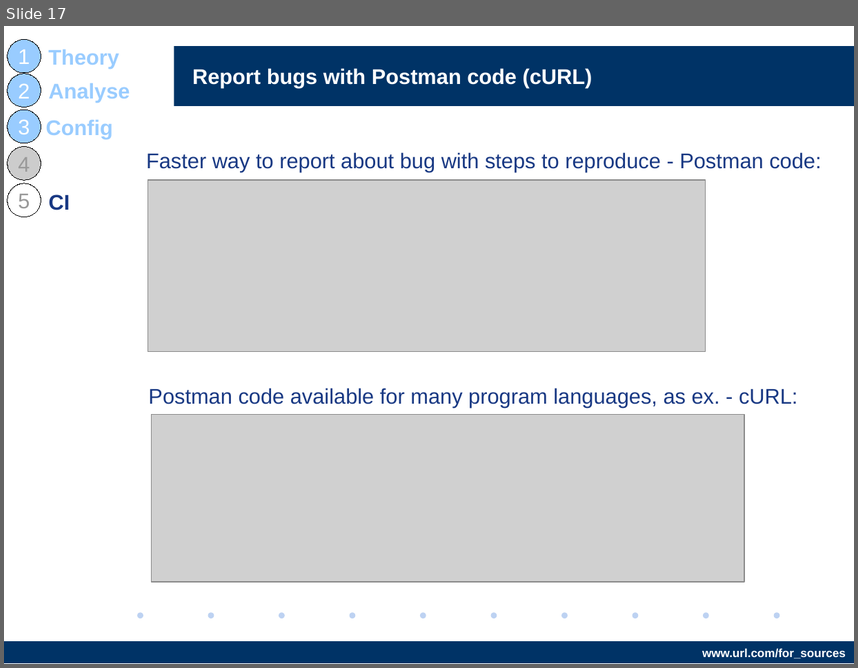
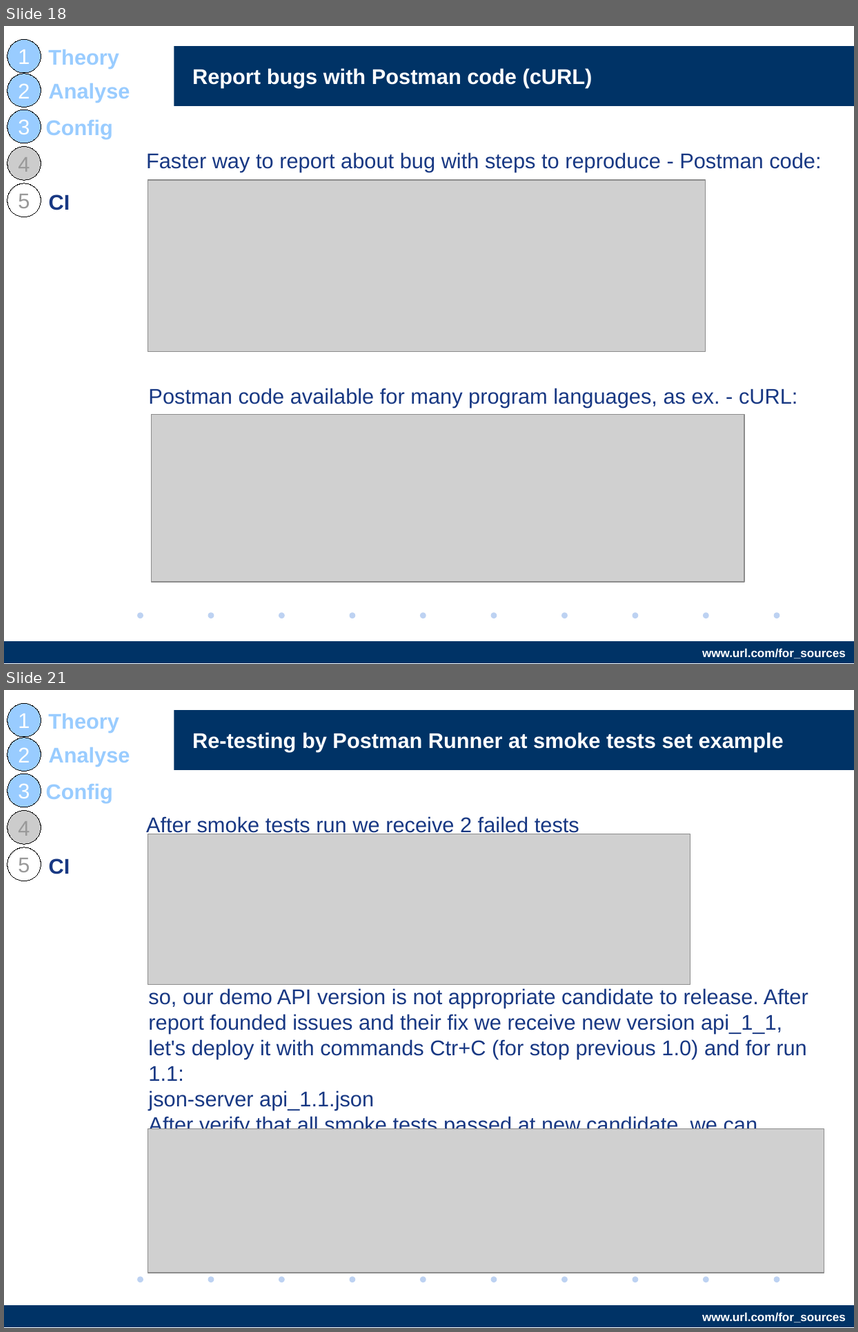
Before and after one commit to AndriiStepura/letslearnapitesting, a slide deck: StartTestingApiWithPostman.odp. Shown one above the other, each under a label of ours: slide 17 before the commit, slides 18 and 21 after it; the slides between them are not shown. The pictures are 858x668 and 858x1332 pixels, drawn with LibreOffice and Linux fonts; fonts in the diff are those of the drawing; grey boxes stand for pictures; background and template pictures are left out. Boxes give left, top, right and bottom in pixels: in the first picture for what was removed or moved away, otherwise in the second. Text is boxed around its words. In the diff, an @@ line names an element or a change of style, - is before the commit and + after.

Commit message:
Update presentation and demo API

```diff
--- a/StartTestingApiWithPostman.odp
+++ b/StartTestingApiWithPostman.odp
@@ slide 21 added at [4, 690, 854, 1328], background #FFFFFF; not listed: 12 template elements that a slide beside it also shows @@
@@ ellipse added at [7, 704, 41, 737], fill #99CCFF, outline #000000 0 pt, 18 pt, text #FFFFFF @@
+1
@@ text added at [48, 713, 119, 733], 18 pt, text #99CCFF, bold @@
+Theory
@@ title added at [174, 711, 854, 770], fill #003366, 18 pt, text #FFFFFF, bold @@
+Re-testing by Postman Runner at smoke tests set example
@@ ellipse added at [7, 738, 41, 771], fill #99CCFF, outline #000000 0 pt, 18 pt, text #FFFFFF @@
+2
@@ text added at [49, 747, 130, 767], 18 pt, text #99CCFF, bold @@
+Analyse
@@ ellipse added at [7, 773, 41, 807], fill #99CCFF, outline #000000 0 pt, 18 pt, text #FFFFFF @@
+3
@@ text added at [46, 784, 113, 802], 18 pt, text #99CCFF, bold @@
+Config
@@ ellipse added at [7, 811, 41, 844], fill #CCCCCC, outline #000000 0 pt, 18 pt, text #999999 @@
+4
@@ text added at [37, 811, 386, 971], 18 pt, text #FFFFFF, bold @@
+Test
@@ text added at [146, 816, 579, 836], 18 pt, text #183883 @@
+After smoke tests run we receive 2 failed tests
@@ picture added at [148, 834, 690, 984] @@
@@ ellipse added at [7, 847, 41, 880], outline #000000 0 pt, 18 pt, text #999999 @@
+5
@@ text added at [49, 858, 70, 874], 18 pt, text #183883, bold @@
+CI
@@ text added at [148, 988, 809, 1129], 18 pt, text #183883 @@
+so, our demo API version is not appropriate candidate to release. After report founded issues and their fix we receive new version api_1_1, let's deploy it with commands Ctr+C (for stop previous 1.0) and for run 1.1:
+json-server api_1.1.json
+After verify that all smoke tests passed at new candidate, we can continue increase test coverage with new tests.
@@ picture added at [148, 1129, 824, 1272] @@
@@ what was slide 17 is now slide 18 @@
```
Also in this commit, not shown: 10 slides changed, 3 other slides added, 3 other files.
